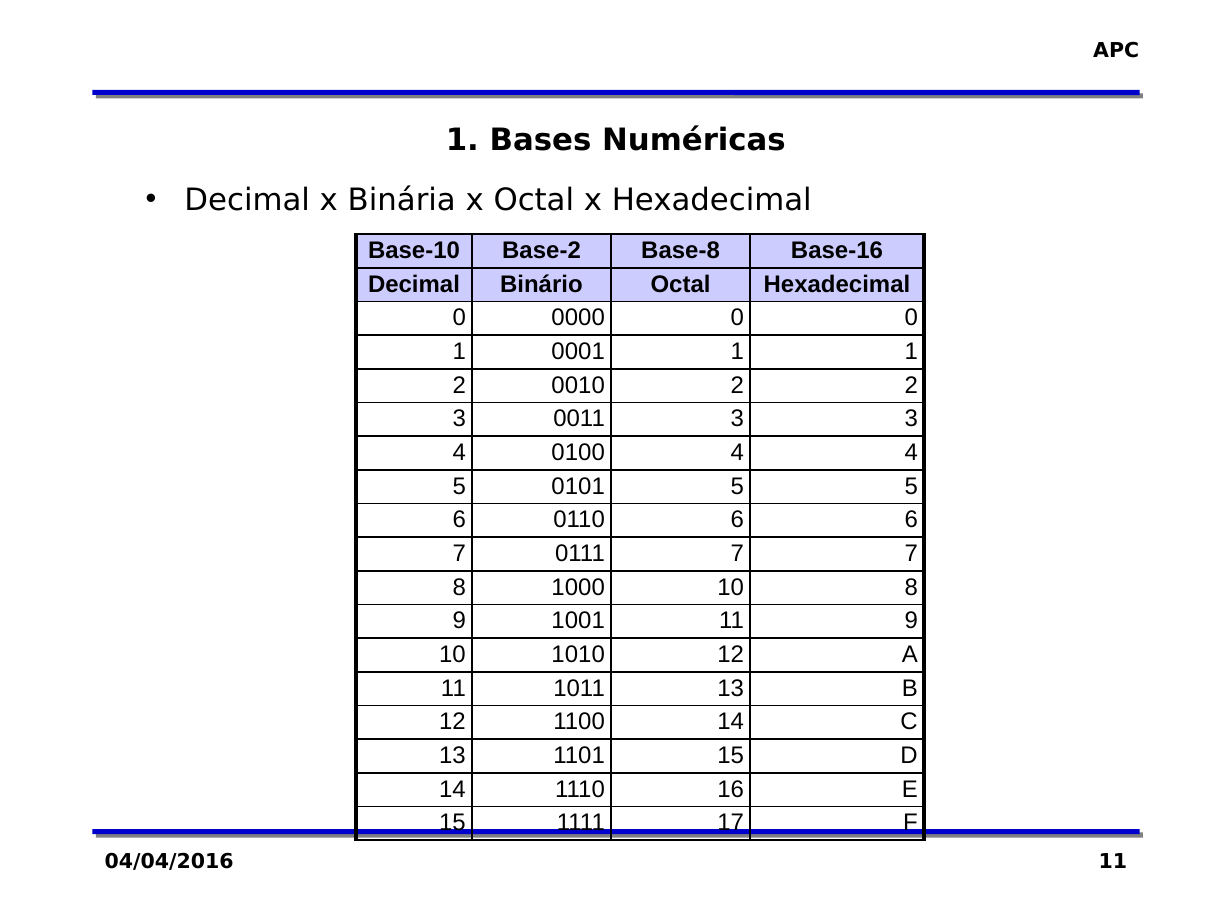
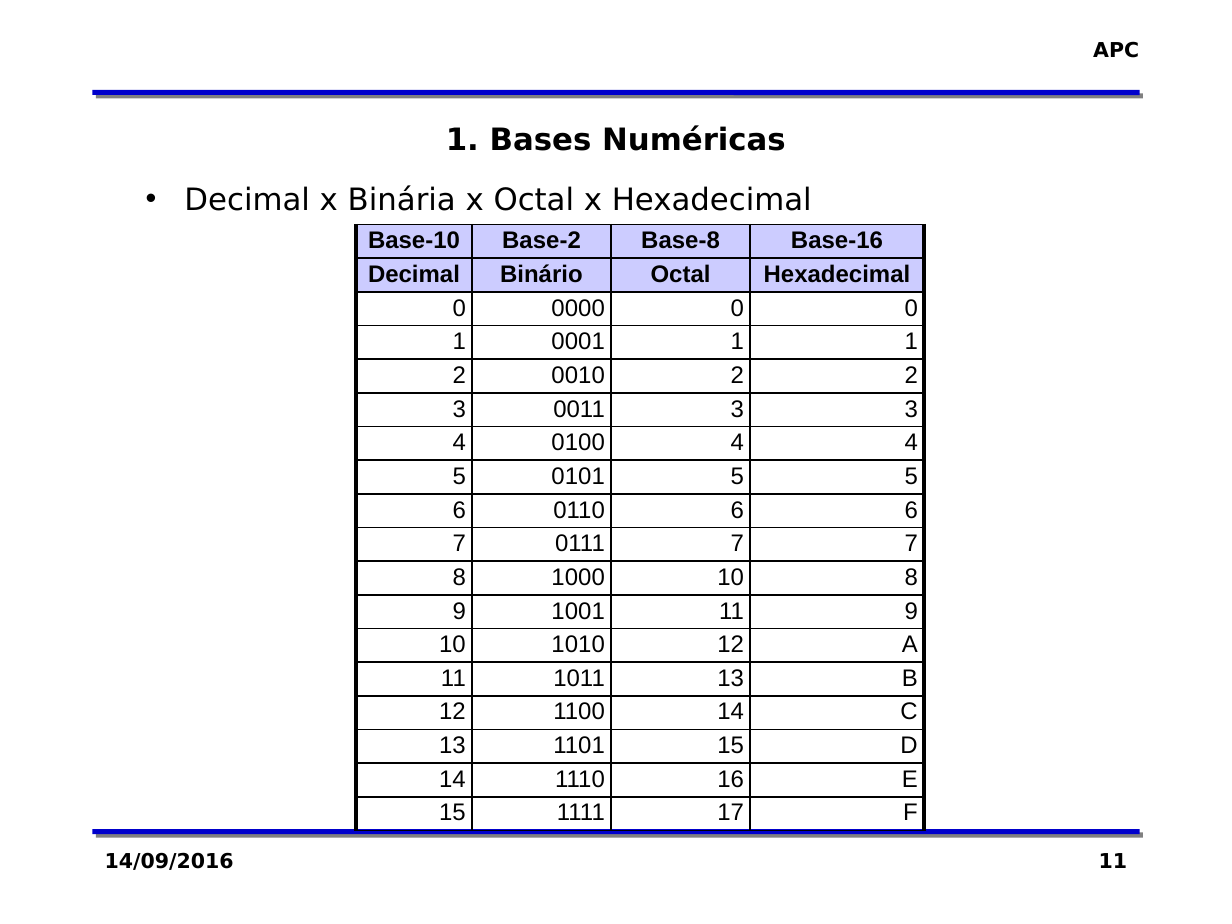
Before and after one commit to zaghetto/Algoritmos, a slide deck: slide 11 of MÓDULOS DE AULA/Módulo 02 - Organização Básica de um Computador.pptx. Drawn at 1232x924 pixels with LibreOffice and Linux fonts; fonts in the diff are those of the drawing; background and template pictures are left out. Boxes give left, top, right and bottom in pixels: in the first picture for what was removed or moved away, otherwise in the second. Text is boxed around its words. In the diff, an @@ line names an element or a change of style, - is before the commit and + after.

```diff
--- a/MÓDULOS DE AULA/Módulo 02 - Organização Básica de um Computador.pptx
+++ b/MÓDULOS DE AULA/Módulo 02 - Organização Básica de um Computador.pptx
@@ table: place and size @@
-table at [356, 234, 924, 840]
+table at [356, 224, 924, 830]
@@ text at [105, 852, 234, 870]: text changed @@
-04/04/2016
+14/09/2016
```
Also in this commit, not shown: 38 other slides changed, 68 slides removed, 35 other files.
